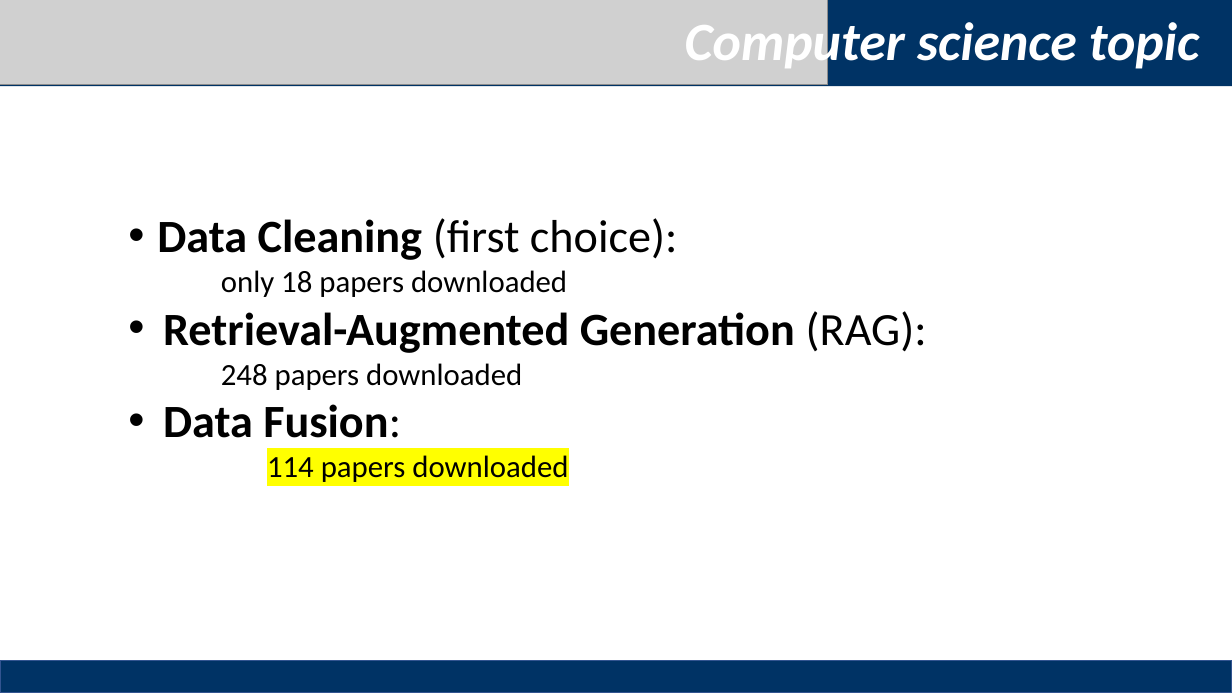
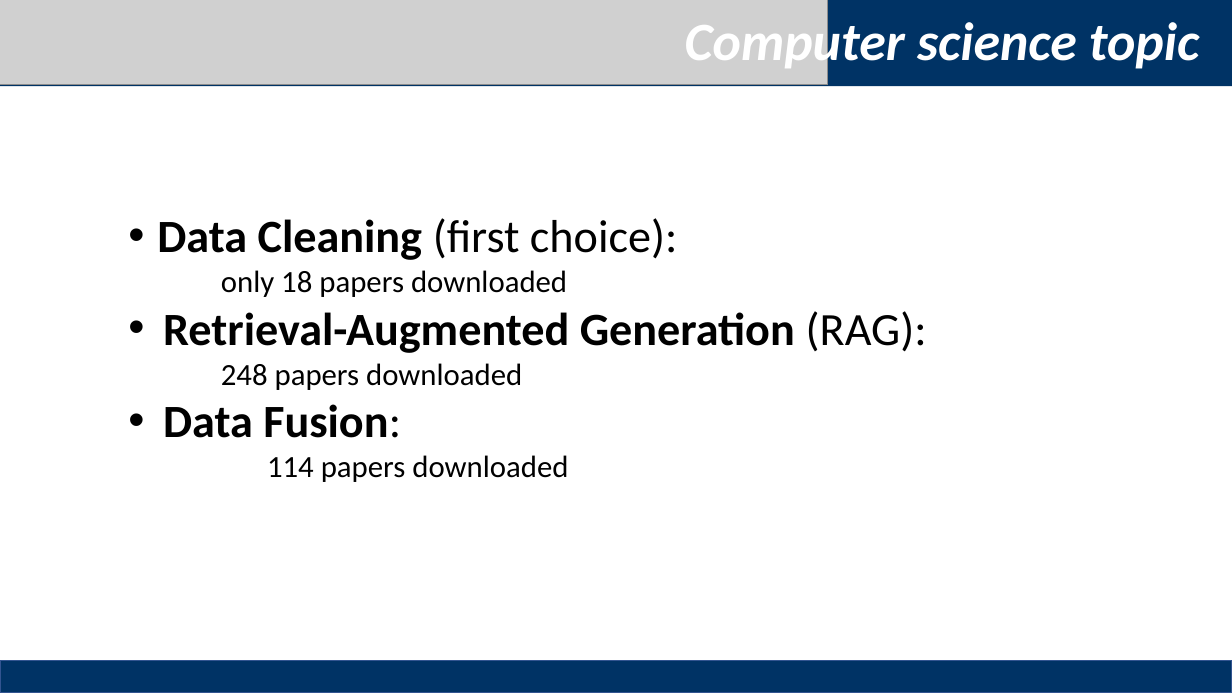
Before and after one commit to haowen3012/ID-Homerwork1, a slide deck: slide 2 of homework1/Homework1.pptx. Drawn at 1232x693 pixels with LibreOffice and Linux fonts; fonts in the diff are those of the drawing; grey boxes stand for pictures. Boxes give left, top, right and bottom in pixels: in the first picture for what was removed or moved away, otherwise in the second. Text is boxed around its words. In the diff, an @@ line names an element or a change of style, - is before the commit and + after.

```diff
--- a/homework1/Homework1.pptx
+++ b/homework1/Homework1.pptx
@@ text at [267,455,568,482]: highlight #FFFF00 to none in "114 papers downloaded" @@
```
Also in this commit, not shown: 1 other slide changed, 8 slides added, 4 slides removed.
